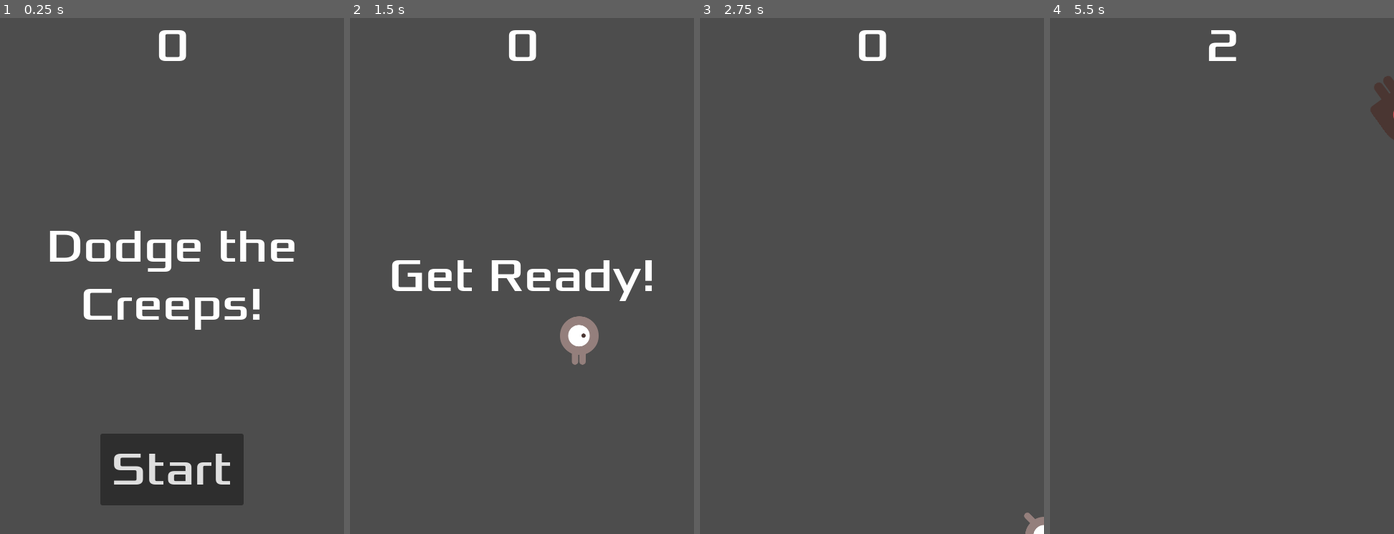
Above: before the commit, frames 1-4 (left to right).
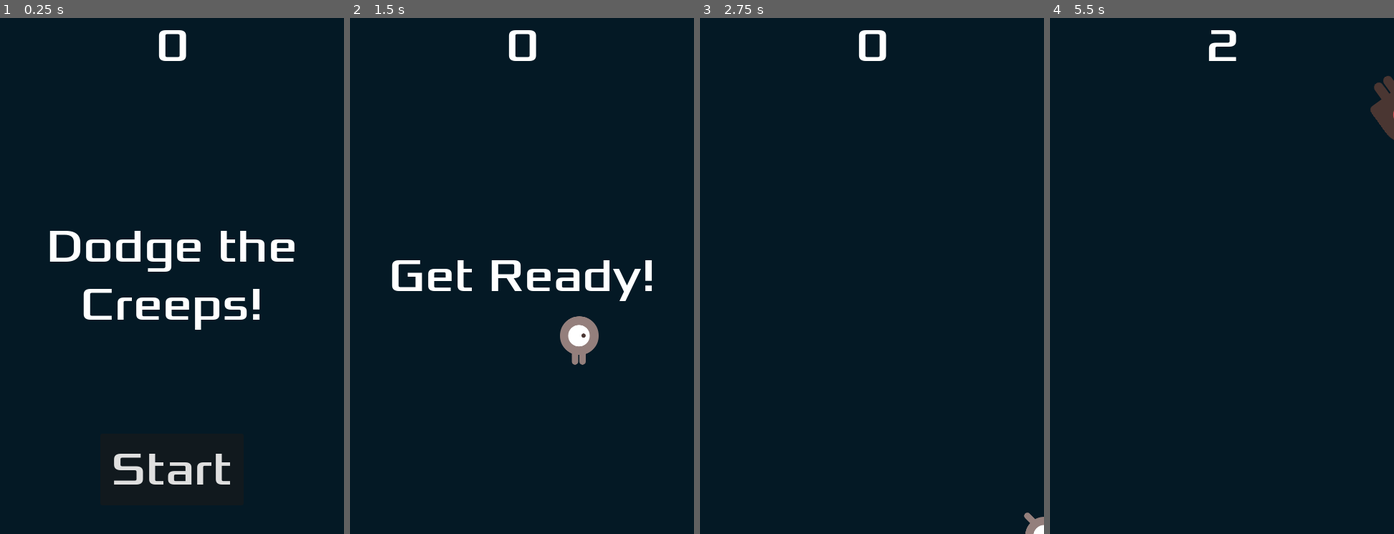
Above: after the commit, the same moments.

Repository: Froggy1018/game-following-tutorial
Game: Godot game, scene res://main.tscn
Two runs of this game, one before a commit and one after it. Both use one fixed random seed, a clock stepped at 60 frames per second and the inputs below. The project has no main scene, so this scene is started directly.
Inputs:
- Up to frame 1 (0.25 s): no input
- Up to frame 2 (1.5 s): click "Start" at 0.5 s; tap Enter at 1.25 s; hold Right (move_right) from 1.28 s (still down); tap Alt at 1.35 s
- Up to frame 3 (2.75 s): release Right (move_right) at 2.03 s; hold Down (move_down) from 2.03 s (still down); tap Shift at 2.1 s
- Up to frame 4 (5.5 s): release Down (move_down) at 2.78 s; hold Right (move_right) 2.78-3.53 s; tap Alt at 2.85, 4.35 s; hold Up (move_up) 3.53-4.28 s; tap Shift at 3.6, 5.1 s; hold Left (move_left) from 4.28 s (still down)

The runs differ from the first frame. In frame 1, 96% of the frame differs, in the area x 0-100%, y 0-100%; in frame 2, 97%; in frame 3, 100%; in frame 4, 99%.

Commit message:
Added a different colored background

Diff:
--- a/main.tscn
+++ b/main.tscn
@@ -14,6 +14,14 @@
 [node name="Main" type="Node"]
 script = ExtResource("1_0xm2m")
 mob_scene = ExtResource("2_h2yge")
+
+[node name="ColorRect" type="ColorRect" parent="."]
+anchors_preset = 15
+anchor_right = 1.0
+anchor_bottom = 1.0
+grow_horizontal = 2
+grow_vertical = 2
+color = Color(0.016605398, 0.09794583, 0.1442653, 1)
 
 [node name="Player" parent="." instance=ExtResource("1_ig7tw")]
 position = Vector2(242, 451)
